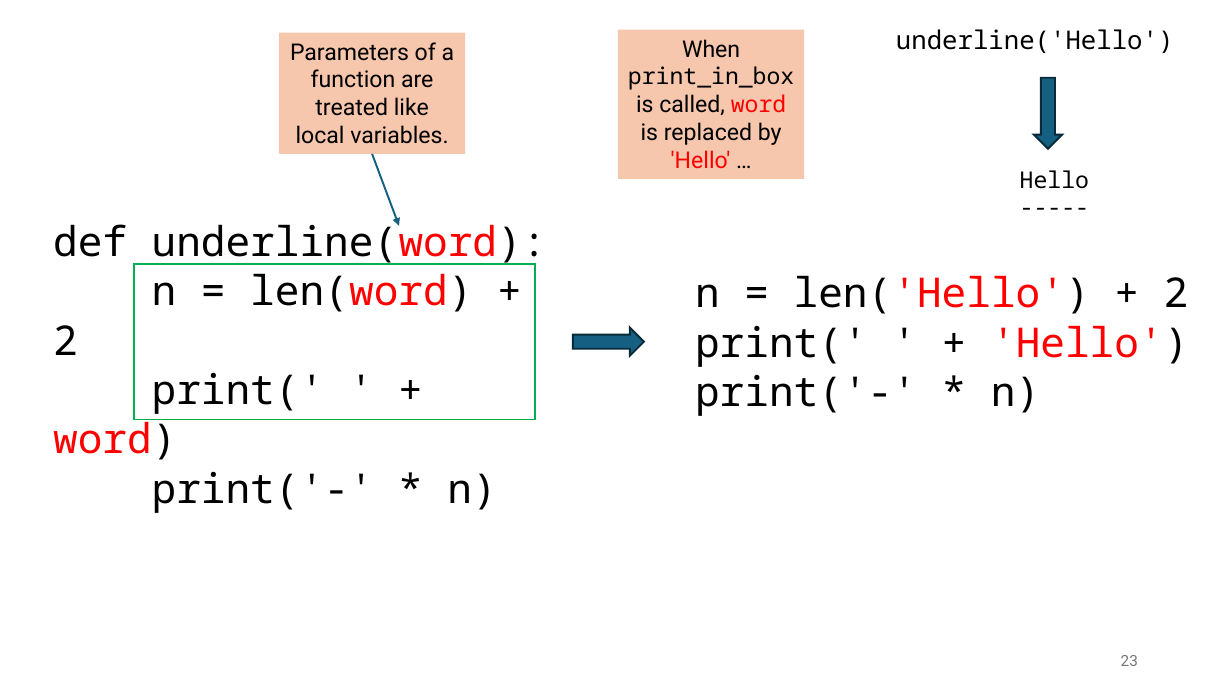
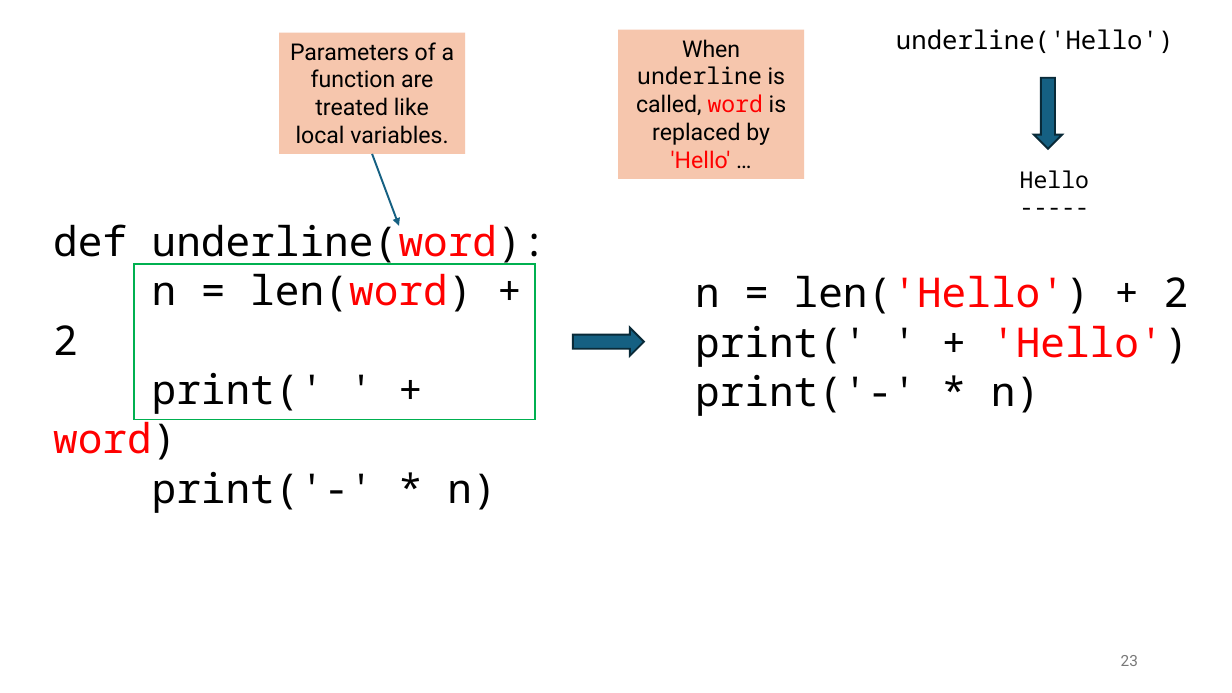
Before and after one commit to tjd1234/cmpt120spring2026, a slide deck: slide 23 of lecture_notes/chapter3/chapter3.pptx. Drawn at 1232x693 pixels with LibreOffice and Linux fonts; fonts in the diff are those of the drawing. Boxes give left, top, right and bottom in pixels: in the first picture for what was removed or moved away, otherwise in the second. Text is boxed around its words. In the diff, an @@ line names an element or a change of style, - is before the commit and + after.

```diff
--- a/lecture_notes/chapter3/chapter3.pptx
+++ b/lecture_notes/chapter3/chapter3.pptx
@@ text in rectangle at <box>636,39,787,168</box>: text changed @@
-When print_in_box is called, word is replaced by 'Hello' …
+When underline is called, word is replaced by 'Hello' …
```
Also in this commit, not shown: 15 other slides changed, 2 slides added, 30 other files.
